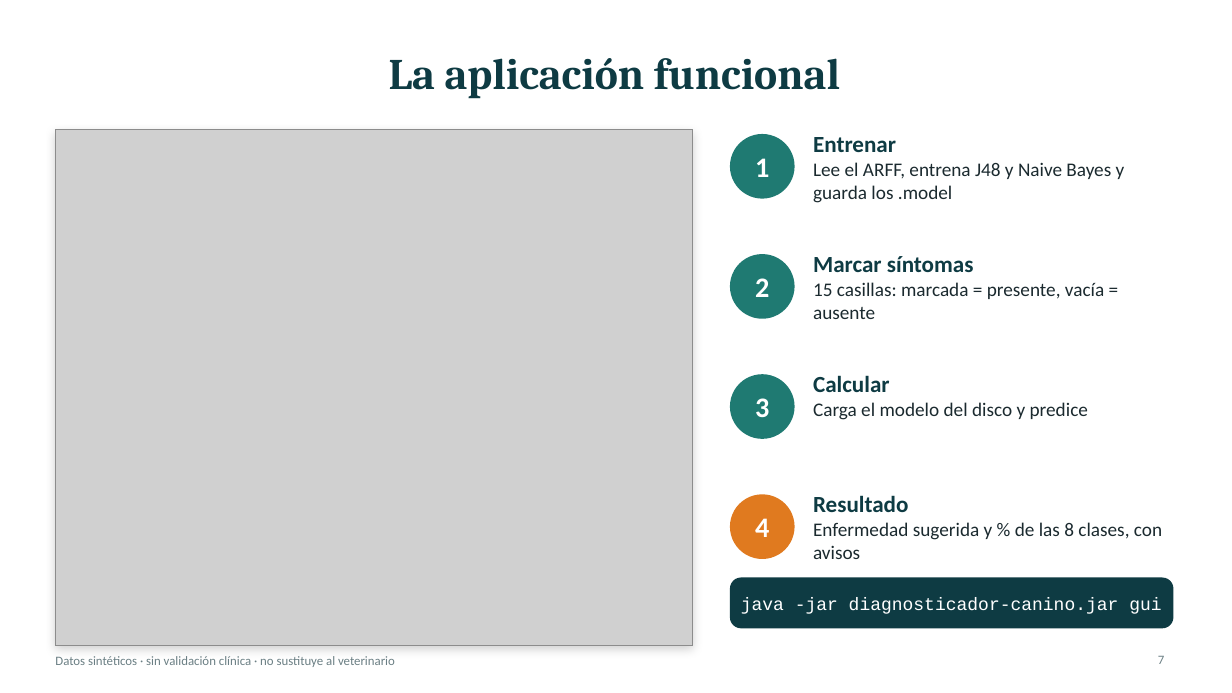
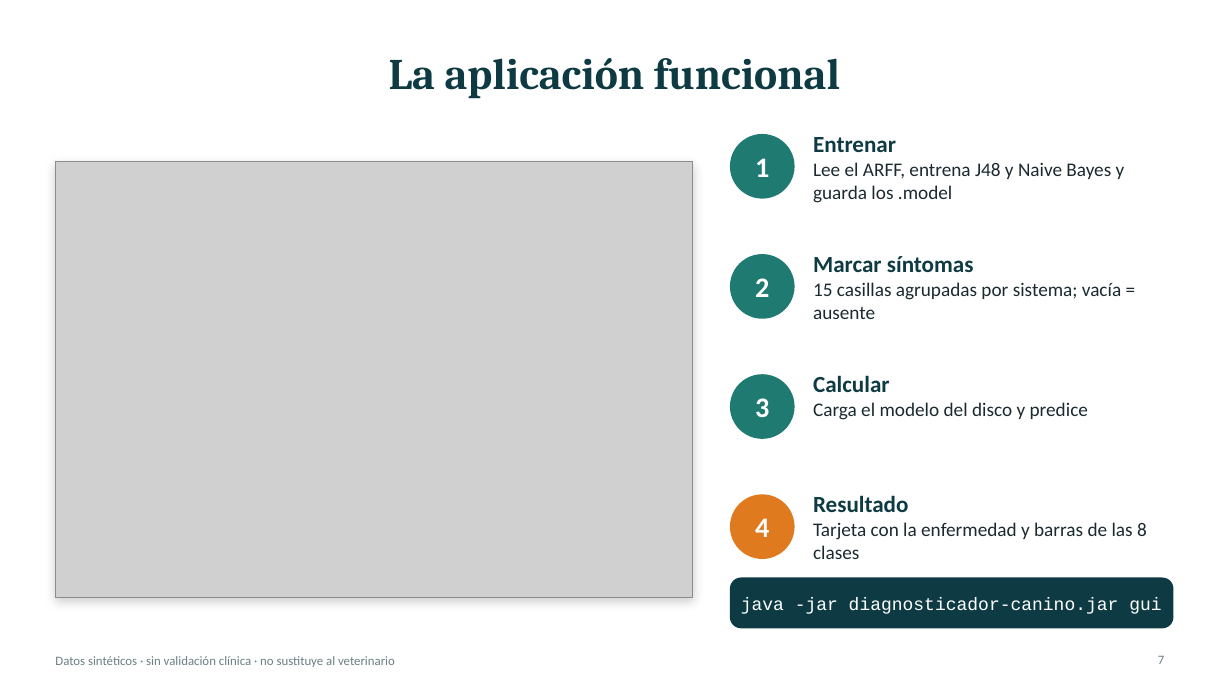
Before and after one commit to Lisdy005/maria_eduarda, a slide deck: slide 7 of docs/PRESENTACION.pptx. Drawn at 1232x693 pixels with LibreOffice and Linux fonts; fonts in the diff are those of the drawing; grey boxes stand for pictures. Boxes give left, top, right and bottom in pixels: in the first picture for what was removed or moved away, otherwise in the second. Text is boxed around its words. In the diff, an @@ line names an element or a change of style, - is before the commit and + after.

```diff
--- a/docs/PRESENTACION.pptx
+++ b/docs/PRESENTACION.pptx
@@ picture: place and size @@
-picture at (55, 129, 693, 646)
+picture at (55, 162, 693, 597)
@@ rectangle: place and size @@
-rectangle at (55, 129, 693, 646)
+rectangle at (55, 162, 693, 597)
@@ text at (813, 282, 1121, 319): text changed @@
-15 casillas: marcada = presente, vacía = ausente
+15 casillas agrupadas por sistema; vacía = ausente
@@ text at (813, 522, 1147, 559): text changed @@
-Enfermedad sugerida y % de las 8 clases, con avisos
+Tarjeta con la enfermedad y barras de las 8 clases
```
Also in this commit, not shown: 18 other files.
